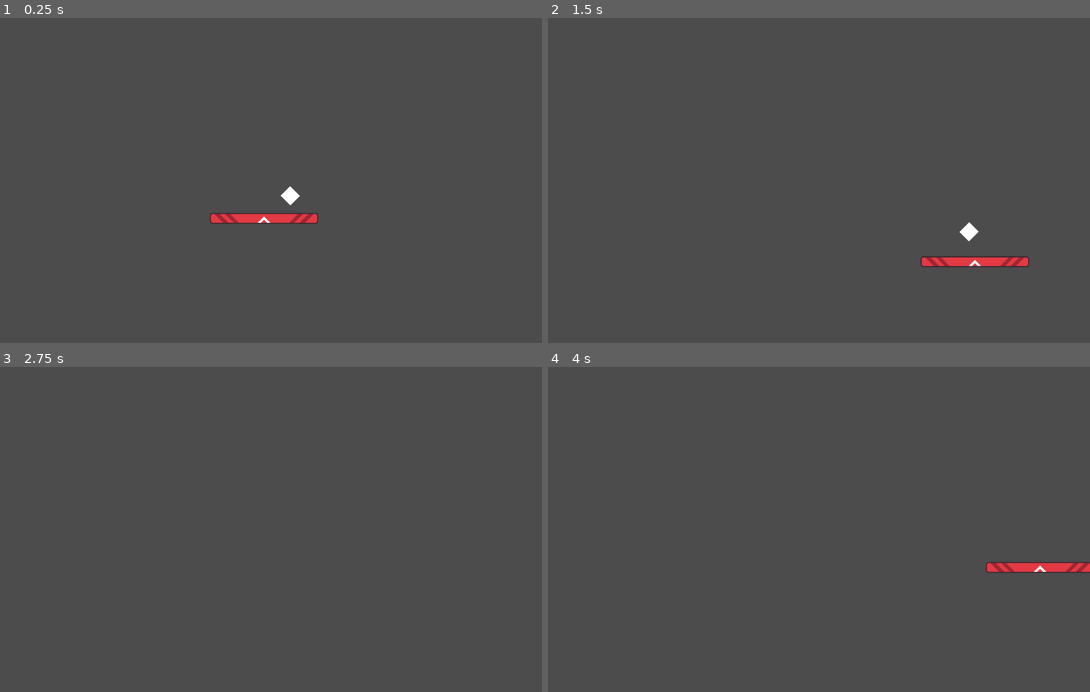
Above: before the commit, frames 1-4 (two rows, left to right).
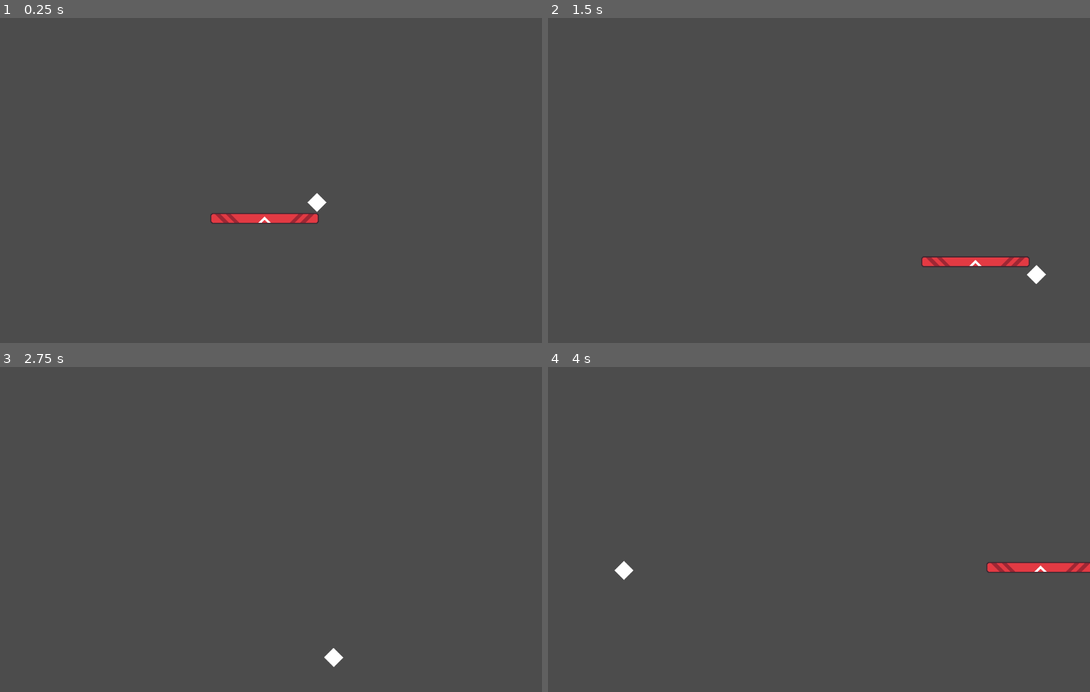
Above: after the commit, the same moments.

Repository: EvonoversGameJam/PongRaffoSinasio
Game: Godot game, scene res://scenes/Game.tscn
The game is run twice, just before and just after one commit, with the same random seed, the same clock (stepped at 60 frames per second) and the same inputs. The project has no main scene, so this scene is started directly.
Inputs:
- Up to frame 1 (0.25 s): no input
- Up to frame 2 (1.5 s): hold Right (platform_right) 0.53-1.28 s; hold Down (platform_down) from 1.28 s (still down)
- Up to frame 3 (2.75 s): release Down (platform_down) at 2.03 s; hold Right (platform_right) from 2.03 s (still down)
- Up to frame 4 (4 s): release Right (platform_right) at 2.78 s; hold Up (platform_up) 2.78-3.53 s; hold Left (platform_left) from 3.53 s (still down)

The runs differ from the first frame. In frame 1, 0.3% of the frame differs, in the area x 38-61%, y 51-64%; in frame 2, 0.3%; in frame 3, 0.1%; in frame 4, 0.2%.

Commit message:
Complete ball collisions with platforms

Diff:
--- a/project.godot
+++ b/project.godot
@@ -7,6 +7,28 @@
 ;   param=value ; assign values to parameters
 
 config_version=4
+
+_global_script_classes=[ {
+"base": "Node2D",
+"class": "Ball",
+"language": "GDScript",
+"path": "res://scenes/Ball.gd"
+}, {
+"base": "Node2D",
+"class": "Game",
+"language": "GDScript",
+"path": "res://scenes/Game.gd"
+}, {
+"base": "Node2D",
+"class": "Platform",
+"language": "GDScript",
+"path": "res://scenes/Platform.gd"
+} ]
+_global_script_class_icons={
+"Ball": "",
+"Game": "",
+"Platform": ""
+}
 
 [application]
 
--- a/scenes/Ball.gd
+++ b/scenes/Ball.gd
@@ -1,30 +1,25 @@
 extends Node2D
+class_name Ball
 
 export(int) var speed := 200
 
-onready var top_position: Position2D = get_node("TopPosition")
-onready var bottom_position: Position2D = get_node("BottomPosition")
+onready var top: Position2D = get_node("Top")
+onready var bottom: Position2D = get_node("Bottom")
+onready var left: Position2D = get_node("Left")
+onready var right: Position2D = get_node("Right")
 
 var top_bound := 0
 var bottom_bound := 600
 
 var direction := Vector2.ZERO
 
+
 func _ready() -> void:
 	randomize()
 	direction = Vector2(randf(), randf()).normalized()
 
+
 func _process(delta: float) -> void:
 	var velocity = self.direction * self.speed * delta
 
-	var new_top_position = self.top_position.global_position + velocity
-	if new_top_position.y <= self.top_bound:
-		self.direction.y = -self.direction.y
-		velocity = self.direction * speed * delta
-
-	var new_bottom_position = self.bottom_position.global_position + velocity
-	if new_bottom_position.y >= self.bottom_bound:
-		self.direction.y = -self.direction.y
-		velocity = self.direction * speed * delta
-
 	self.position += velocity
--- a/scenes/Ball.tscn
+++ b/scenes/Ball.tscn
@@ -5,15 +5,21 @@
 [sub_resource type="QuadMesh" id=1]
 size = Vector2( 25, 25 )
 
-[node name="ball" type="Node2D"]
+[node name="Ball" type="Node2D"]
 script = ExtResource( 1 )
 
 [node name="MeshInstance2D" type="MeshInstance2D" parent="."]
 rotation = 0.785398
 mesh = SubResource( 1 )
 
-[node name="TopPosition" type="Position2D" parent="."]
+[node name="Top" type="Position2D" parent="."]
 position = Vector2( 0, -17 )
 
-[node name="BottomPosition" type="Position2D" parent="."]
+[node name="Bottom" type="Position2D" parent="."]
 position = Vector2( 0, 17 )
+
+[node name="Left" type="Position2D" parent="."]
+position = Vector2( -17, 0 )
+
+[node name="Right" type="Position2D" parent="."]
+position = Vector2( 17, 0 )
--- /dev/null
+++ b/scenes/Game.gd
@@ -0,0 +1,31 @@
+extends Node2D
+class_name Game
+
+onready var platform: Platform = get_node("Platform")
+onready var ball: Ball = get_node("Ball")
+
+var _top_left := Vector2(0,0)
+var _bottom_right := Vector2(1024,600)
+
+func _process(delta: float) -> void:
+	var ball_top := self.ball.top.global_position
+	var ball_bottom := self.ball.bottom.global_position
+	var ball_left := self.ball.left.global_position
+	var ball_right := self.ball.right.global_position
+
+	self._check_collision(self.platform, ball_bottom)
+	self._check_collision(self.platform, ball_top)
+	self._check_collision(self.platform, ball_left)
+	self._check_collision(self.platform, ball_right)
+
+	if ball_top.y <= self._top_left.y or ball_bottom.y >= self._bottom_right.y:
+		self.ball.direction.y *= -1
+
+	if ball_left.x <= self._top_left.x or ball_right.x >= self._bottom_right.x:
+		self.ball.direction.x *= -1
+
+
+func _check_collision(platform: Platform, ball_position: Vector2) -> void:
+	var direction = platform.collides(ball_position)
+	if direction != Vector2.ZERO:
+		self.ball.direction = direction
--- a/scenes/Game.tscn
+++ b/scenes/Game.tscn
@@ -1,9 +1,12 @@
-[gd_scene load_steps=3 format=2]
+[gd_scene load_steps=4 format=2]
 
 [ext_resource path="res://scenes/Platform.tscn" type="PackedScene" id=1]
 [ext_resource path="res://scenes/Ball.tscn" type="PackedScene" id=2]
+[ext_resource path="res://scenes/Game.gd" type="Script" id=3]
 
 [node name="Game" type="Node2D"]
+position = Vector2( 1, 0 )
+script = ExtResource( 3 )
 
 [node name="Platform" parent="." instance=ExtResource( 1 )]
 position = Vector2( 512, 370 )
@@ -11,4 +14,5 @@
 rotation_velocity = 120
 
 [node name="Ball" parent="." instance=ExtResource( 2 )]
-position = Vector2( 512, 315 )
+position = Vector2( 512, 314 )
+speed = 401
--- a/scenes/Platform.gd
+++ b/scenes/Platform.gd
@@ -1,13 +1,18 @@
 extends Node2D
+class_name Platform
 
-export (int) var velocity = 50
-export (int) var rotation_velocity = 30
+export (int) var velocity := 50
+export (int) var rotation_velocity := 30
+export (int) var max_bounce_rotation := 75
 
-onready var position_2d = get_node("Position2D")
+onready var top_left: Position2D = get_node("TopLeft")
+onready var bottom_right: Position2D = get_node("BottomRight")
+
+var _forward: Vector2 = Vector2.UP
 
 
-func _process(delta):
-	var direction = (self.global_position - self.position_2d.global_position).normalized()
+func _process(delta: float) -> void:
+	var direction := (self.global_position - to_global(self._forward)).normalized()
 	if Input.is_action_pressed("platform_right"):
 		self.position += _move_platform(direction, -90)
 	if Input.is_action_pressed("platform_left"):
@@ -22,5 +27,26 @@
 		self.rotation_degrees += rotation_velocity * delta
 
 
-func _move_platform(direction, degrees):
+func _move_platform(direction, degrees) -> Vector2:
 	return direction.rotated(deg2rad(degrees)) * self.velocity * get_process_delta_time()
+
+
+func collides(point: Vector2) -> Vector2:
+	var local_point := self.to_local(point)
+
+	if (local_point.x <= self.bottom_right.position.x and
+		local_point.x >= self.top_left.position.x and
+		local_point.y >= self.top_left.position.y and
+		local_point.y <= self.bottom_right.position.y
+		):
+		var bounce_rotation := local_point.x / self.bottom_right.position.x * self.max_bounce_rotation
+		var bounce_direction := self._forward.rotated(
+			deg2rad(bounce_rotation)
+		).normalized()
+
+		if self._forward.dot(local_point.normalized()) < 0:
+			bounce_direction.y *= -1
+
+		return bounce_direction
+
+	return Vector2.ZERO
--- a/scenes/Platform.tscn
+++ b/scenes/Platform.tscn
@@ -7,8 +7,11 @@
 script = ExtResource( 1 )
 velocity = 300
 
-[node name="Position2D" type="Position2D" parent="."]
-position = Vector2( 0, -10 )
-
 [node name="Sprite" type="Sprite" parent="."]
 texture = ExtResource( 2 )
+
+[node name="TopLeft" type="Position2D" parent="."]
+position = Vector2( -100, -10 )
+
+[node name="BottomRight" type="Position2D" parent="."]
+position = Vector2( 100, 10 )
